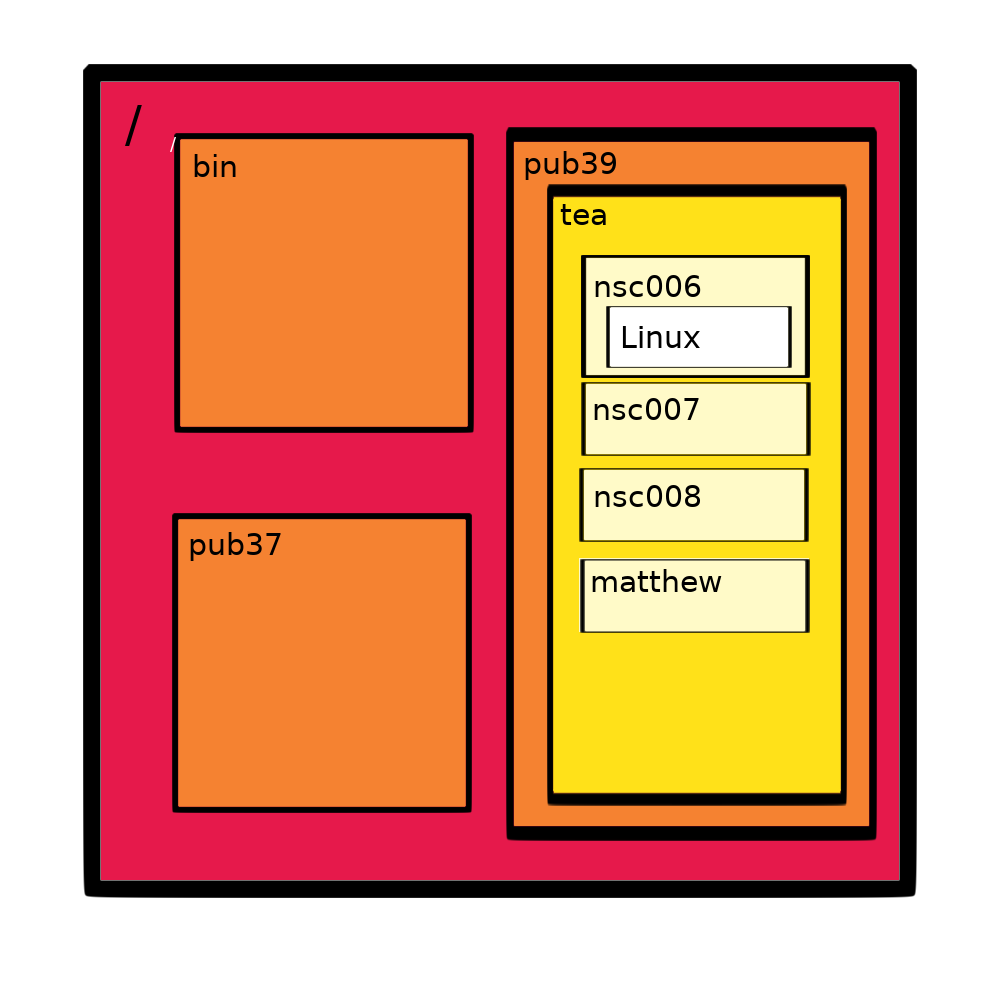
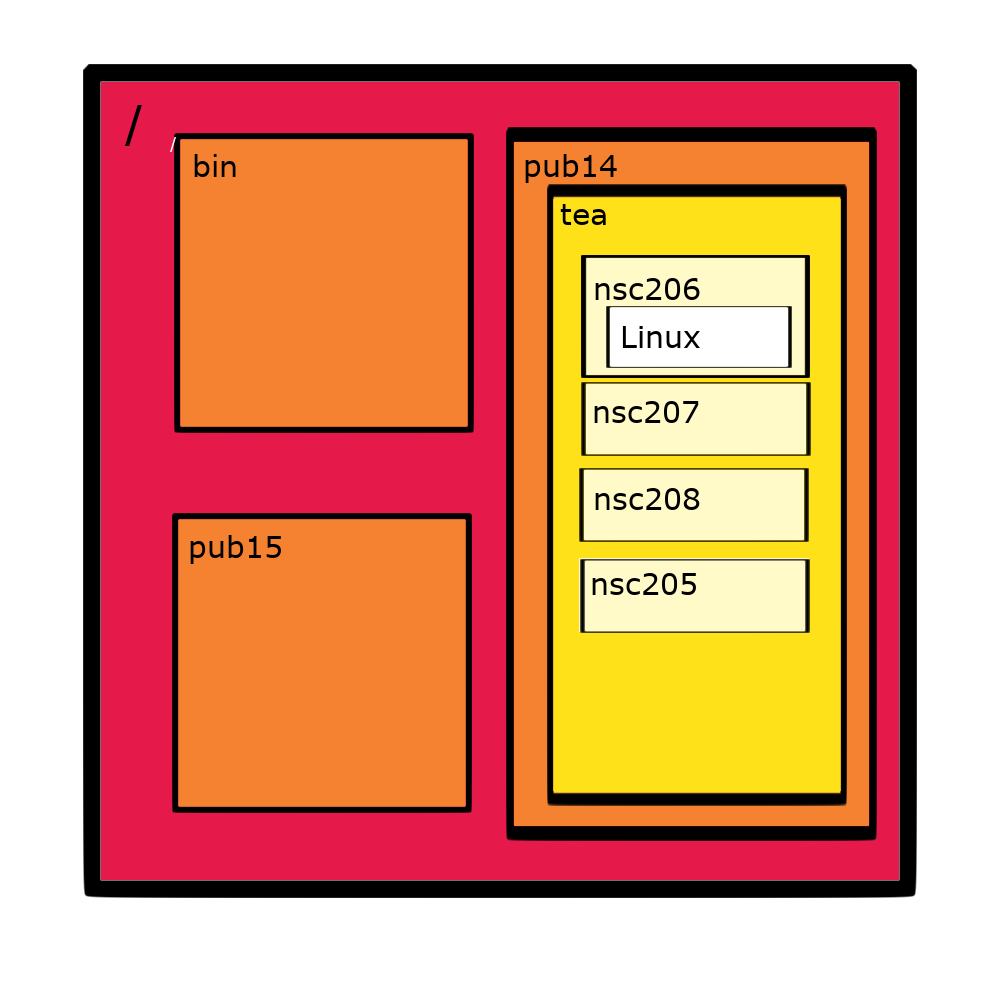
Layered file, before and after one edit (1000 x 1000). Changes by layer:
renamed "matthew" to "nsc205", painted on it over box(592, 569, 722, 595)
renamed "pub37" to "pub15", painted on it over box(190, 532, 281, 564)
renamed "pub39" to "pub14", painted on it over box(525, 151, 617, 183)
renamed "nsc007" to "nsc207", painted on it over box(594, 398, 699, 423)
renamed "nsc008" to "nsc208", painted on it over box(595, 485, 700, 510)
renamed "nsc006" to "nsc206", painted on it over box(595, 275, 701, 300)
